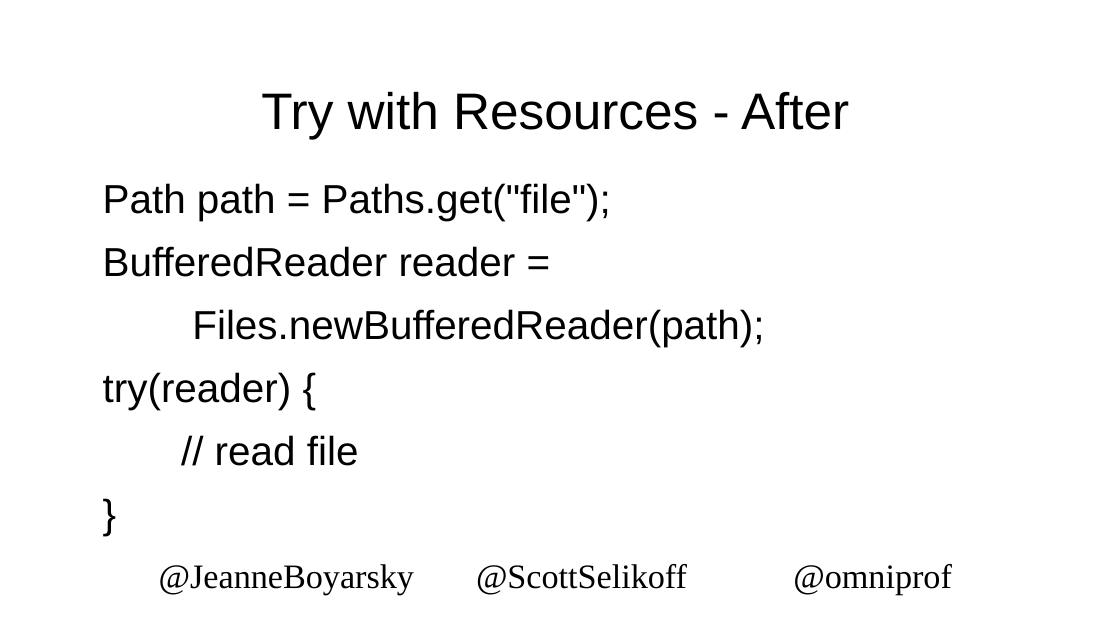
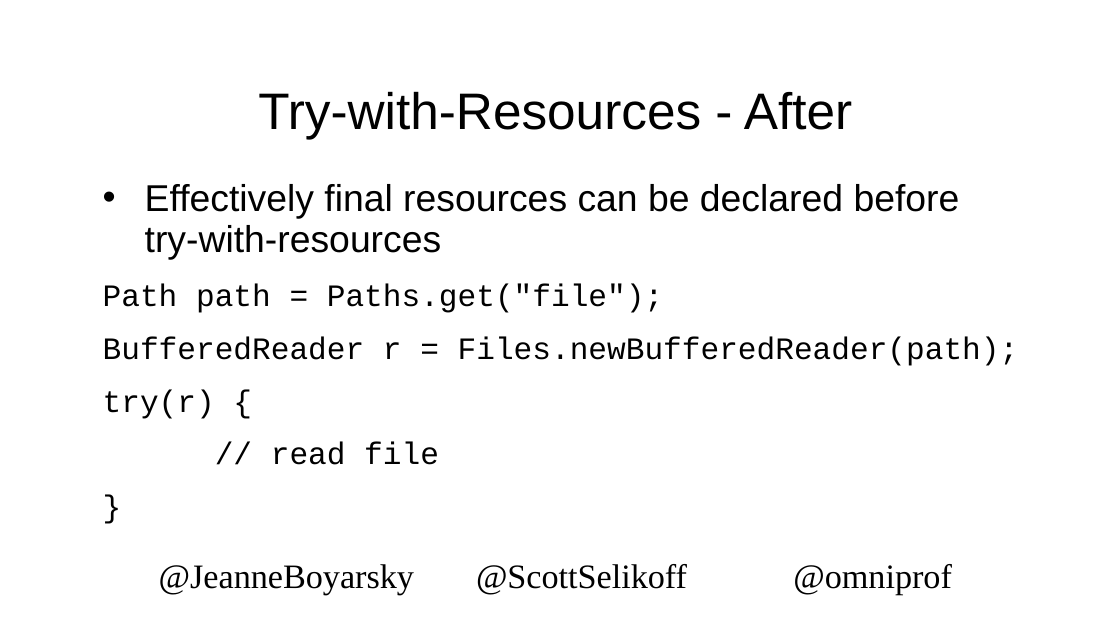
Before and after one commit to boyarsky/2019-oraclecodeone-cert-hol, a slide deck: slide 34 of 2019-OracleCodeOne-HOL.pptx (slide 33 before the commit). Drawn at 1120x630 pixels with LibreOffice and Linux fonts; fonts in the diff are those of the drawing; background and template pictures are left out. Boxes give left, top, right and bottom in pixels: in the first picture for what was removed or moved away, otherwise in the second. Text is boxed around its words. In the diff, an @@ line names an element or a change of style, - is before the commit and + after.

```diff
--- a/2019-OracleCodeOne-HOL.pptx
+++ b/2019-OracleCodeOne-HOL.pptx
@@ title at (x1=258, y1=91, x2=852, y2=139): text changed @@
-Try with Resources - After
+Try-with-Resources - After
@@ text at (x1=145, y1=184, x2=960, y2=260): paragraph added @@
+• Effectively final resources can be declared before try-with-resources
@@ text at (x1=103, y1=284, x2=663, y2=465): size 26 to 20 pt, font Arial to Courier New in "Path path = Paths.get("file");", "// read file", "}" @@
@@ text at (x1=103, y1=337, x2=1019, y2=419): text changed; size 26 to 20 pt; font Arial to Courier New @@
-BufferedReader reader =
-Files.newBufferedReader(path);
-try(reader) {
+BufferedReader r = Files.newBufferedReader(path);
+try(r) {
```
Also in this commit, not shown: 33 other slides changed, 1 slide added, 1 other file.
